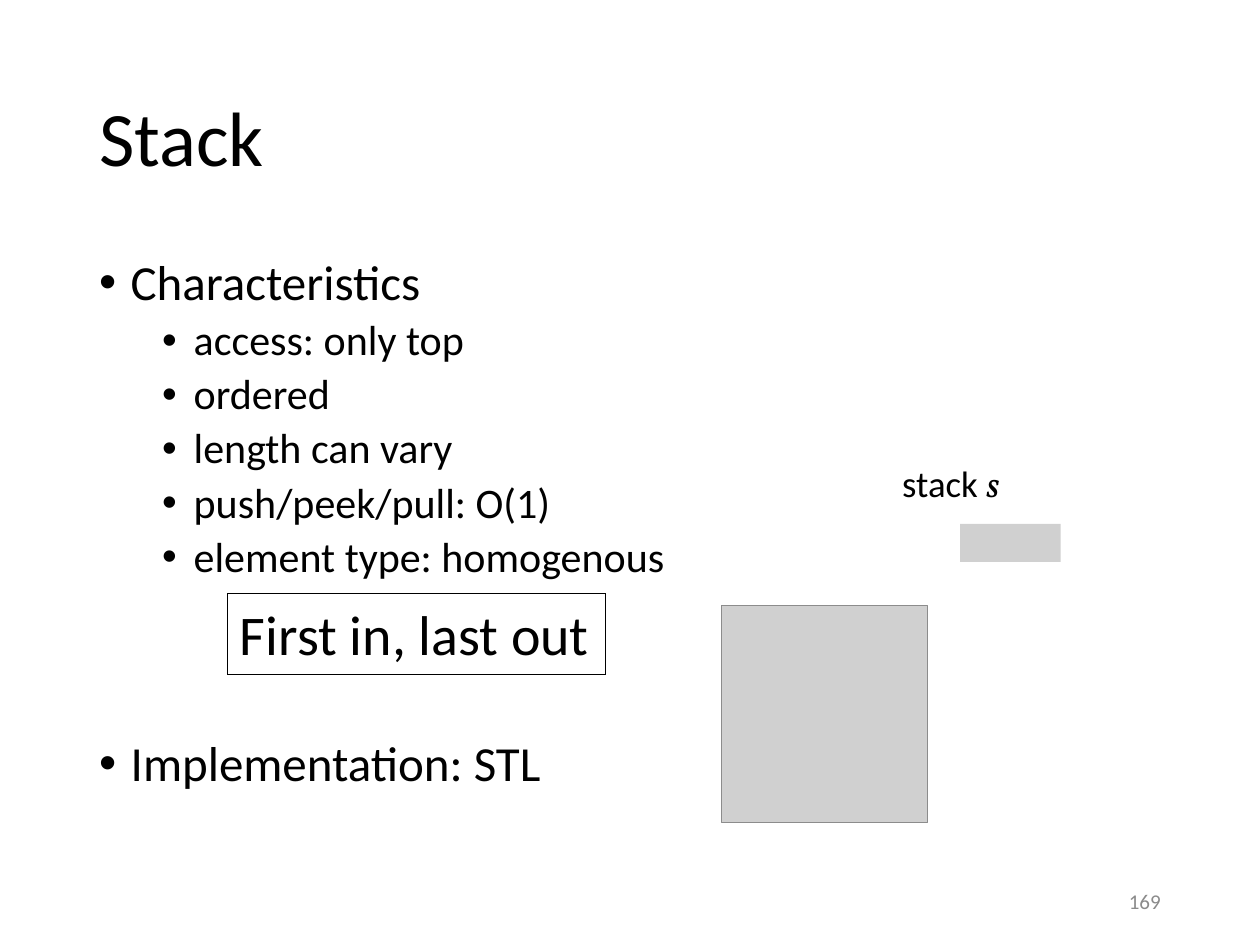
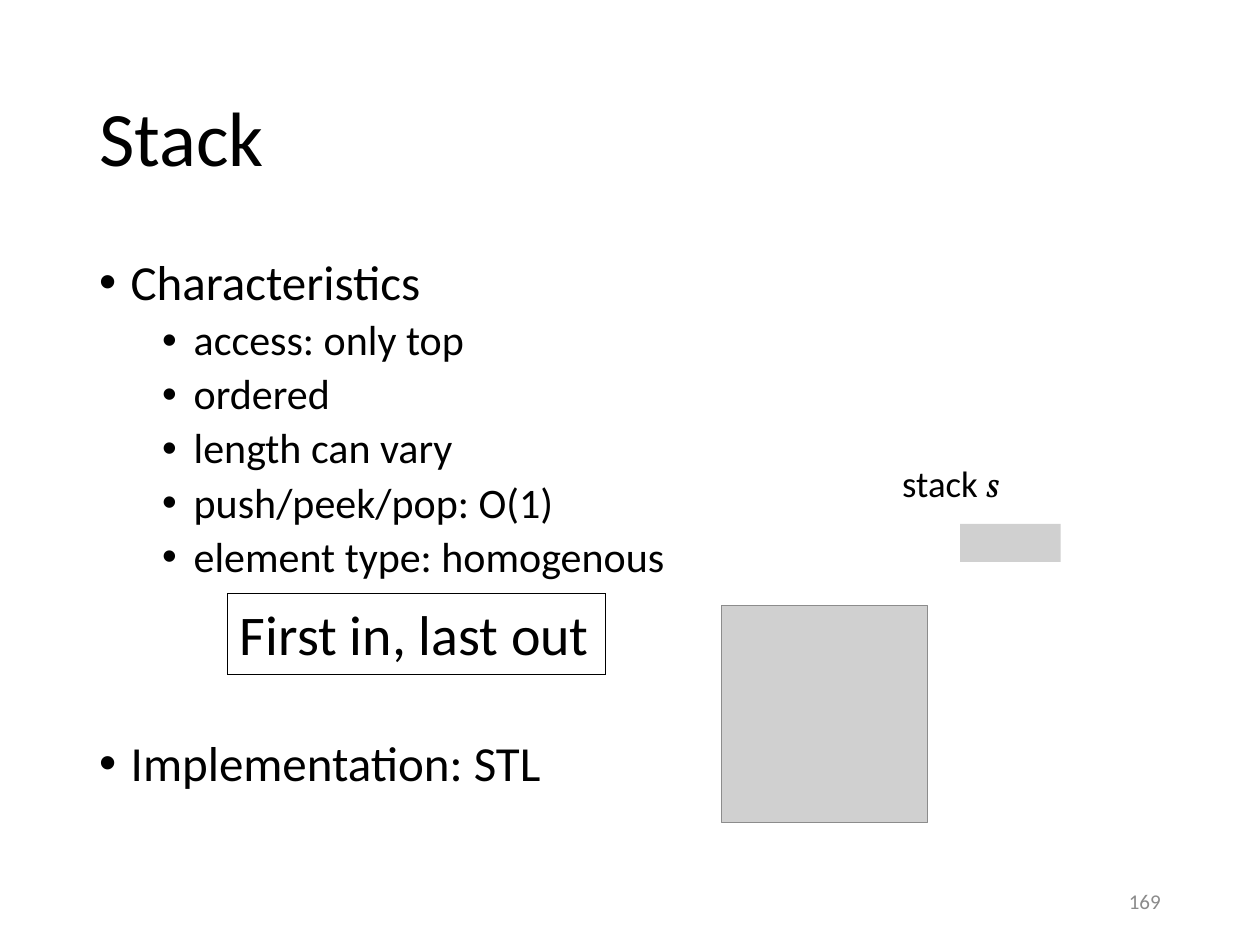
Before and after one commit to gjbex/Scientific-C-plus-plus, a slide deck: slide 169 of scientific_cpp.pptx. Drawn at 1260x945 pixels with LibreOffice and Linux fonts; fonts in the diff are those of the drawing; grey boxes stand for pictures. Boxes give left, top, right and bottom in pixels: in the first picture for what was removed or moved away, otherwise in the second. Text is boxed around its words. In the diff, an @@ line names an element or a change of style, - is before the commit and + after.

Commit message:
Fix typos

```diff
--- a/scientific_cpp.pptx
+++ b/scientific_cpp.pptx
@@ text at (194,487,553,525): text changed @@
-  • push/peek/pull: O(1)
+  • push/peek/pop: O(1)
```
Also in this commit, not shown: 5 other slides changed.
